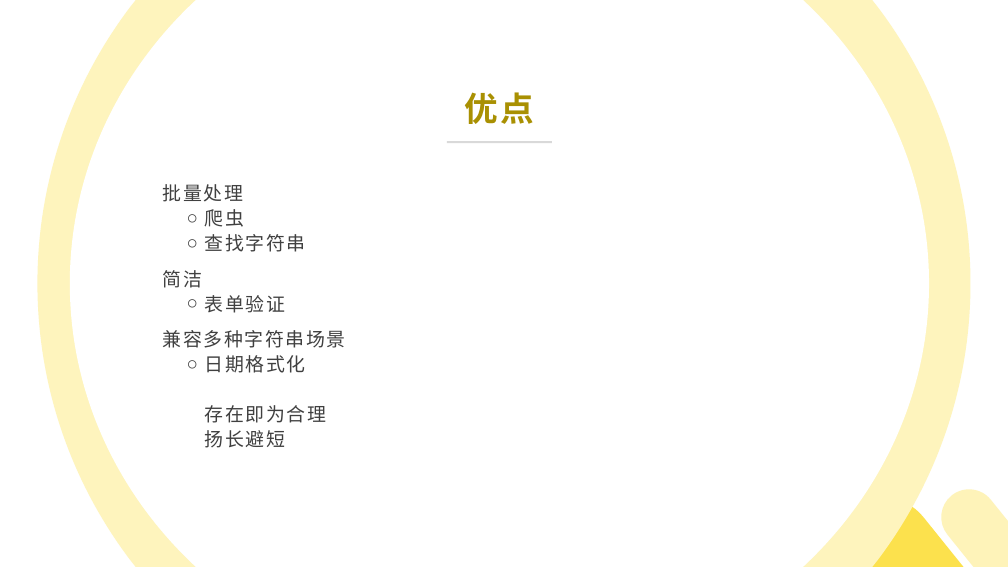
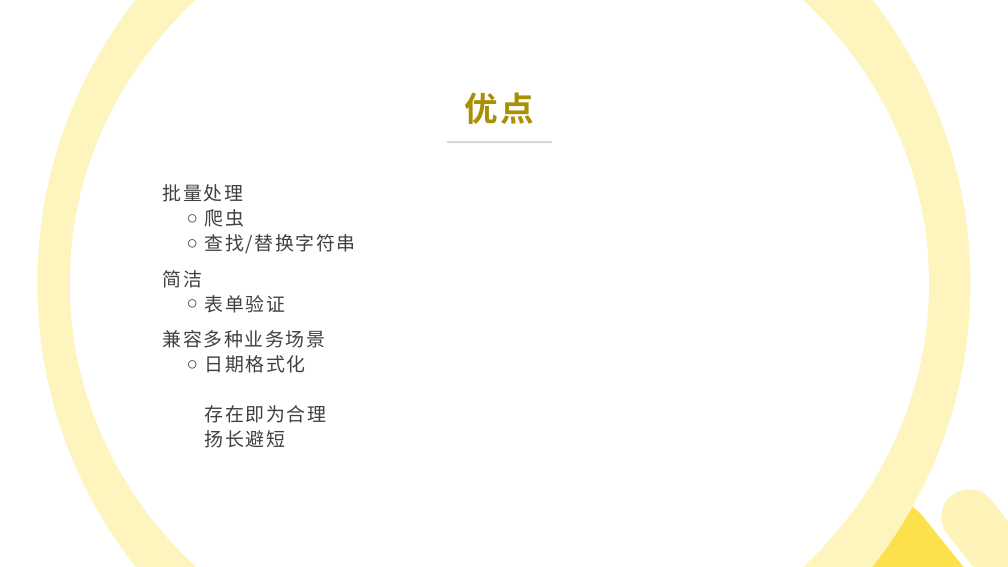
Before and after one commit to 382615666/note, a slide deck: slide 4 of 科普.pptx. Drawn at 1008x567 pixels with LibreOffice and Linux fonts; fonts in the diff are those of the drawing. Boxes give left, top, right and bottom in pixels: in the first picture for what was removed or moved away, otherwise in the second. Text is boxed around its words. In the diff, an @@ line names an element or a change of style, - is before the commit and + after.

```diff
--- a/科普.pptx
+++ b/科普.pptx
@@ text at box(205, 234, 356, 254): text changed @@
-  ○ 查找字符串
+  ○ 查找/替换字符串
@@ text at box(163, 330, 325, 348): text changed @@
-3. 兼容多种字符串场景
+3. 兼容多种业务场景
```
Also in this commit, not shown: 4 other slides changed, 1 slide removed, 1 other file.
